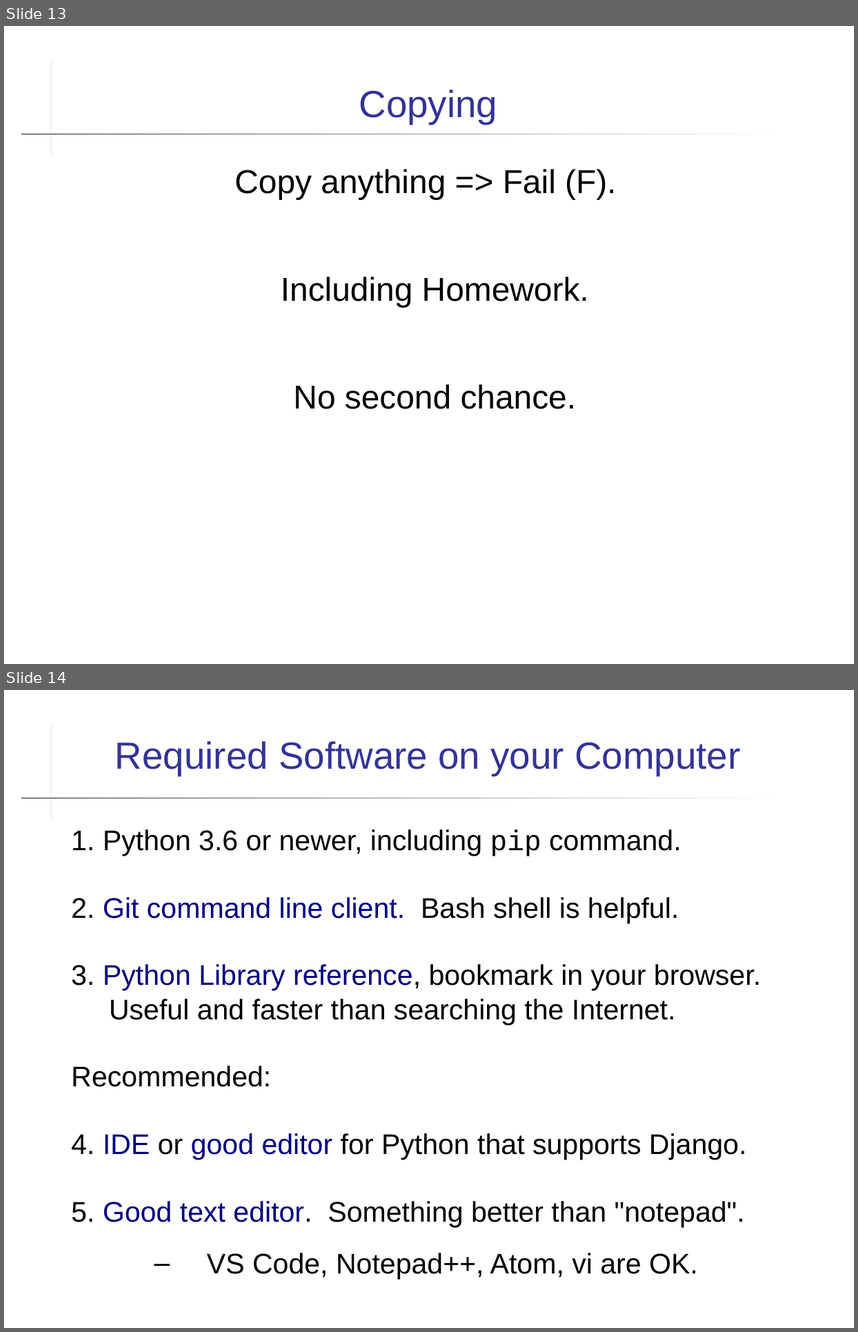
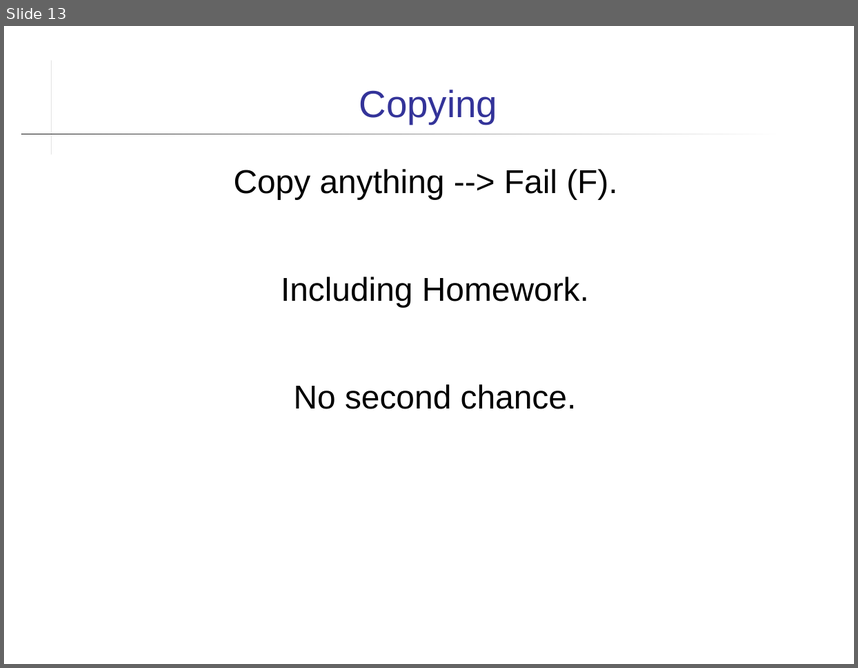
Before and after one commit to cpske/ISP, a slide deck: introduction/Introduction-to-Course.ppt. Shown one above the other, each under a label of ours: slides 13 and 14 before the commit, slide 13 after it. The pictures are 858x1332 and 858x668 pixels, drawn with LibreOffice and Linux fonts; fonts in the diff are those of the drawing. Boxes give left, top, right and bottom in pixels: in the first picture for what was removed or moved away, otherwise in the second. Text is boxed around its words. In the diff, an @@ line names an element or a change of style, - is before the commit and + after.

```diff
--- a/introduction/Introduction-to-Course.ppt
+++ b/introduction/Introduction-to-Course.ppt
@@ slide 14 removed at (4,690,854,1328), background #FFFFFF; not listed: 2 template elements that a slide beside it also shows @@
@@ title removed at (115,741,740,776) @@
-Required Software on your Computer
@@ text removed at (71,829,761,1279) @@
-1. Python 3.6 or newer, including pip command.
-2. Git command line client. Bash shell is helpful.
-3. Python Library reference, bookmark in your browser.
-Useful and faster than searching the Internet.
-Recommended:
-4. IDE or good editor for Python that supports Django.
-5. Good text editor. Something better than "notepad".
-  – VS Code, Notepad++, Atom, vi are OK.
@@ slide 13 changed as well @@
@@ text at (234,169,617,199): text changed @@
-Copy anything => Fail (F).
+Copy anything --> Fail (F).
```
Also in this commit, not shown: 7 other slides changed, 7 other files.
